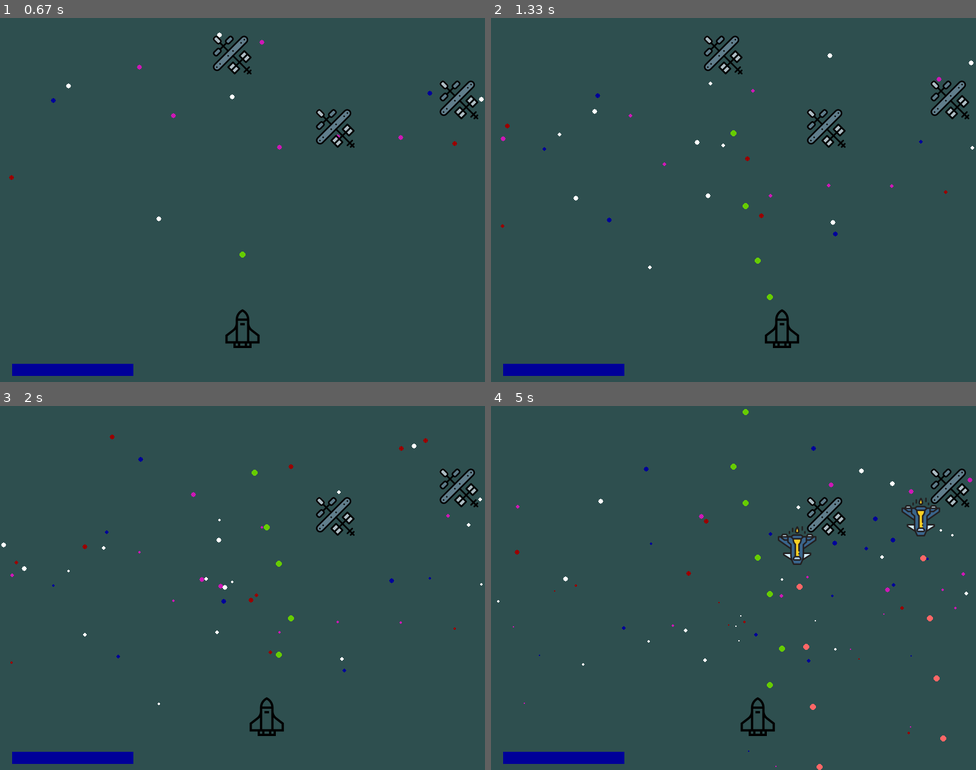
Above: before the commit, frames 1-4 (two rows, left to right).
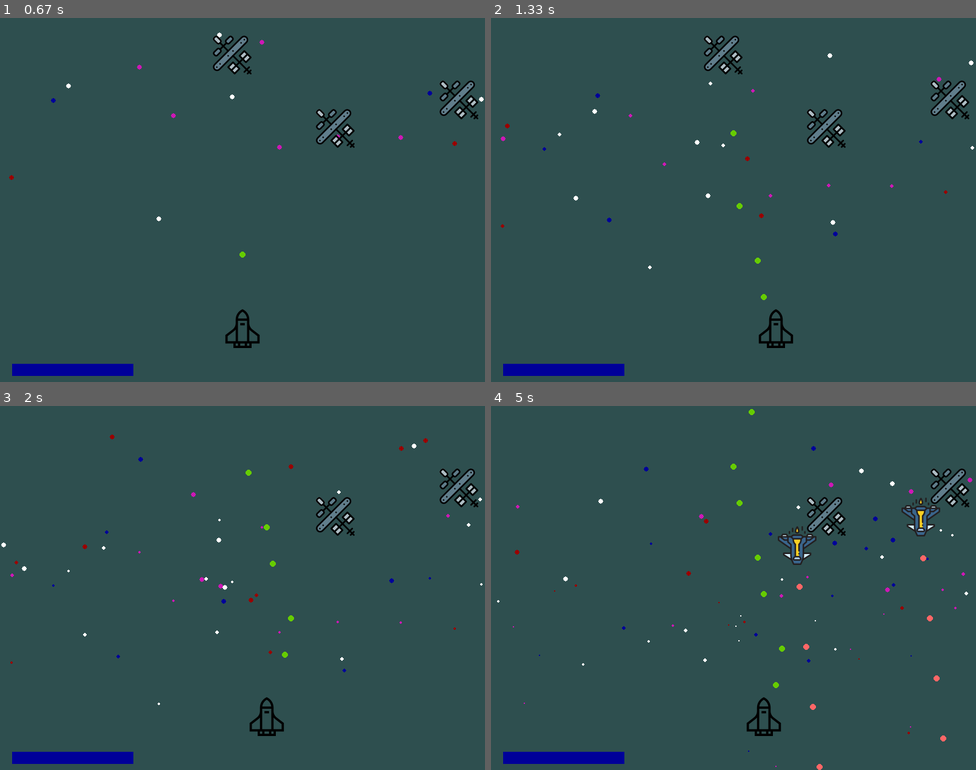
Above: after the commit, the same moments.

Repository: icynewyear/spacebolds-pygame
Game: pygame game, started from main.py
Same seed, same stepped clock (60 frames per second), same inputs: the game is played once before the commit and once after it.
Inputs:
- Up to frame 1 (0.67 s): tap Space at 0.33 s
- Up to frame 2 (1.33 s): hold Right 0.67-1.13 s; tap Space at 0.73, 1.03, 1.23 s; hold Right from 1.17 s (still down)
- Up to frame 3 (2 s): tap Space at 1.53, 1.73 s; release Right at 1.63 s; hold Left from 1.67 s (still down)
- Up to frame 4 (5 s): tap Space at 2.03, 2.3, 2.6, 2.73, 3.03, 3.4, 3.7, 3.9, 4.2, 4.4, 4.7, 4.9 s; release Left at 2.2 s; hold Left 2.23-2.63 s; hold Right 2.67-3.3 s; hold Left 3.33-3.8 s; hold Right 3.83-4.3 s; hold Right 4.33-4.8 s; hold Left from 4.83 s (still down)

Frame 1 is identical in both runs. In frame 2, 0.4% of the frame differs, in the area x 50-64%, y 50-91%; in frame 3, 0.1%; in frame 4, 0.5%, in the area x 50-60%, y 0-91%.

Commit message:
further typing

Diff:
--- a/entity.py
+++ b/entity.py
@@ -1,6 +1,6 @@
 from __future__ import annotations
 
-from typing import TYPE_CHECKING, Tuple
+from typing import TYPE_CHECKING, Tuple, Union
 
 if TYPE_CHECKING:
     from engine import Engine
@@ -32,32 +32,10 @@
         self.y_move_amount = 0.0
         self.bullet_manager = BulletManager(self.engine)
 
-    def move(self, x_amount: int, y_amount: int) -> Tuple[int,int]:
-        self.x_move_amount = x_amount
-        self.y_move_amount = y_amount
-        return (x_amount,y_amount)
-
-    def do_movement(self, move: Tuple[int,int]) -> None:
-        #X move
-        x,y = move
-        self.rect.x += self.x_move_amount
-        if self.rect.x < 0:
-            self.rect.x = 0
-        elif self.rect.x > SCREEN_WIDTH-self.image.get_width():
-            self.rect.x = SCREEN_WIDTH-self.image.get_width()
-
-        #Y move
-        self.rect.y += self.y_move_amount
-        if self.rect.y < 0:
-            self.rect.y = 0
-        elif self.rect.y > SCREEN_HEIGHT-self.image.get_height():
-            self.rect.y = SCREEN_HEIGHT-self.image.get_height()
-
     def shoot(self) -> None:
         pass
 
     def update(self) -> None:
-        self.do_movement(self.move(self.x_move_amount, self.y_move_amount))
         self.bullet_manager.update()
         self.bullet_manager.render()
 
@@ -151,9 +129,30 @@
         pygame.draw.rect(self.screen, RED, (20,570,self.maxhp*20,20))
         pygame.draw.rect(self.screen, BLUE, (20,570,self.hp*20,20))
 
+    def move(self, x_amount: float, y_amount: float) -> Tuple[float,float]:
+        self.x_move_amount = x_amount
+        self.y_move_amount = y_amount
+        return (x_amount,y_amount)
+
+    def do_movement(self, move: Tuple[float,float]) -> None:
+        #X move
+        x,y = move
+        self.rect.x += self.x_move_amount
+        if self.rect.x < 0:
+            self.rect.x = 0
+        elif self.rect.x > SCREEN_WIDTH-self.image.get_width():
+            self.rect.x = SCREEN_WIDTH-self.image.get_width()
+
+        #Y move
+        self.rect.y += self.y_move_amount
+        if self.rect.y < 0:
+            self.rect.y = 0
+        elif self.rect.y > SCREEN_HEIGHT-self.image.get_height():
+            self.rect.y = SCREEN_HEIGHT-self.image.get_height()
 
     def update(self) -> None:
         if self.dead == False:
+            self.do_movement(self.move(self.x_move_amount, self.y_move_amount))
             self.renderHP()
             self.move(self.player_move,0)
             self.check_hits()
--- a/particles.py
+++ b/particles.py
@@ -14,7 +14,7 @@
         pygame.init()
         self.screen = engine.screen
         self.particles = []
-
+        #List[Tuple[Tuple[int,int],float,int,Tuple[int,int,int]]]
     def emit(self) -> None:
         if self.particles:
             self.delete_particles()
@@ -33,6 +33,7 @@
         direction = 4
         color = random.choice(STAR_COLORS)
         particle_cicle = [[pos_x,pos_y], radius, direction, color]
+        #Tuple[int,int], float, int, Tuple[int,int,int]
         self.particles.append(particle_cicle)
 
     def delete_particles(self) -> None:
--- a/projectiles.py
+++ b/projectiles.py
@@ -13,7 +13,7 @@
     def __init__(self, engine: Engine):
         pygame.init()
         self.screen = engine.screen
-        self.projectiles = []
+        self.projectiles: List[Bullet] = []
 
     def add_projectile(self, projectile: Bullet) -> None:
         self.projectiles.append(projectile)
